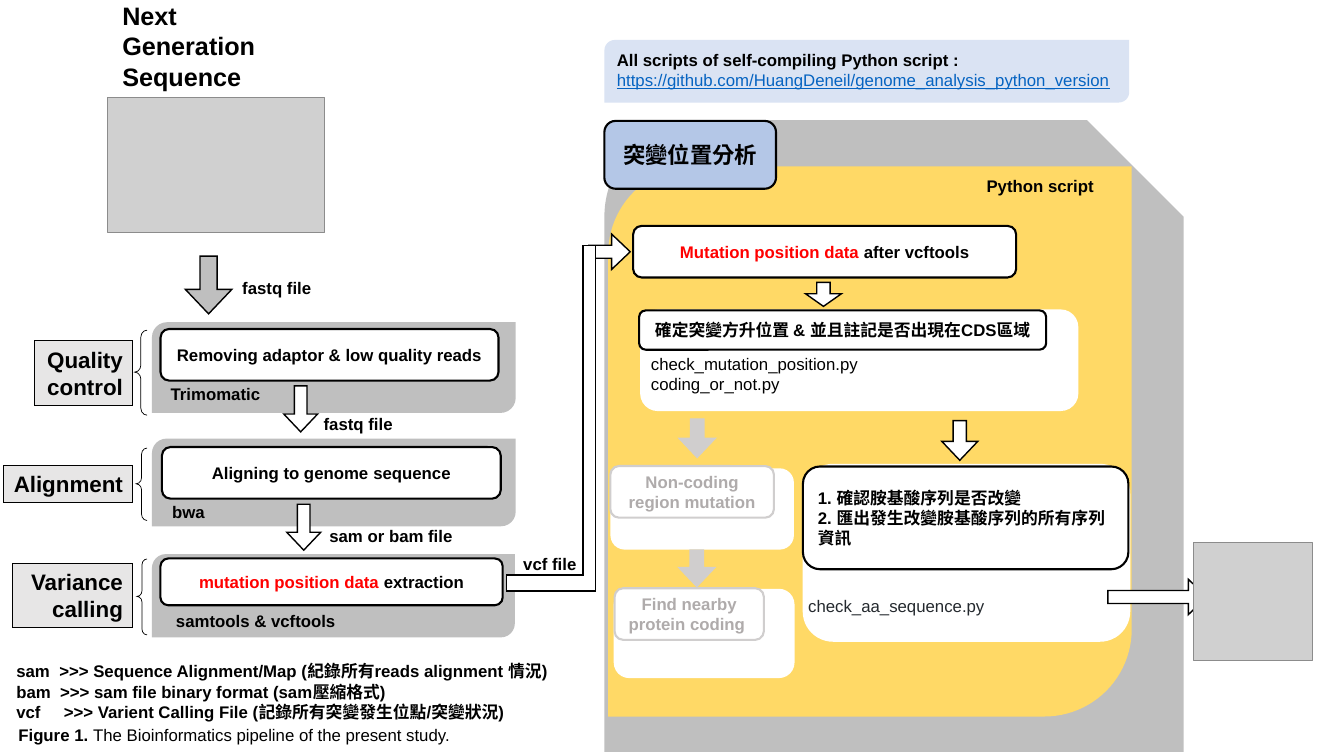
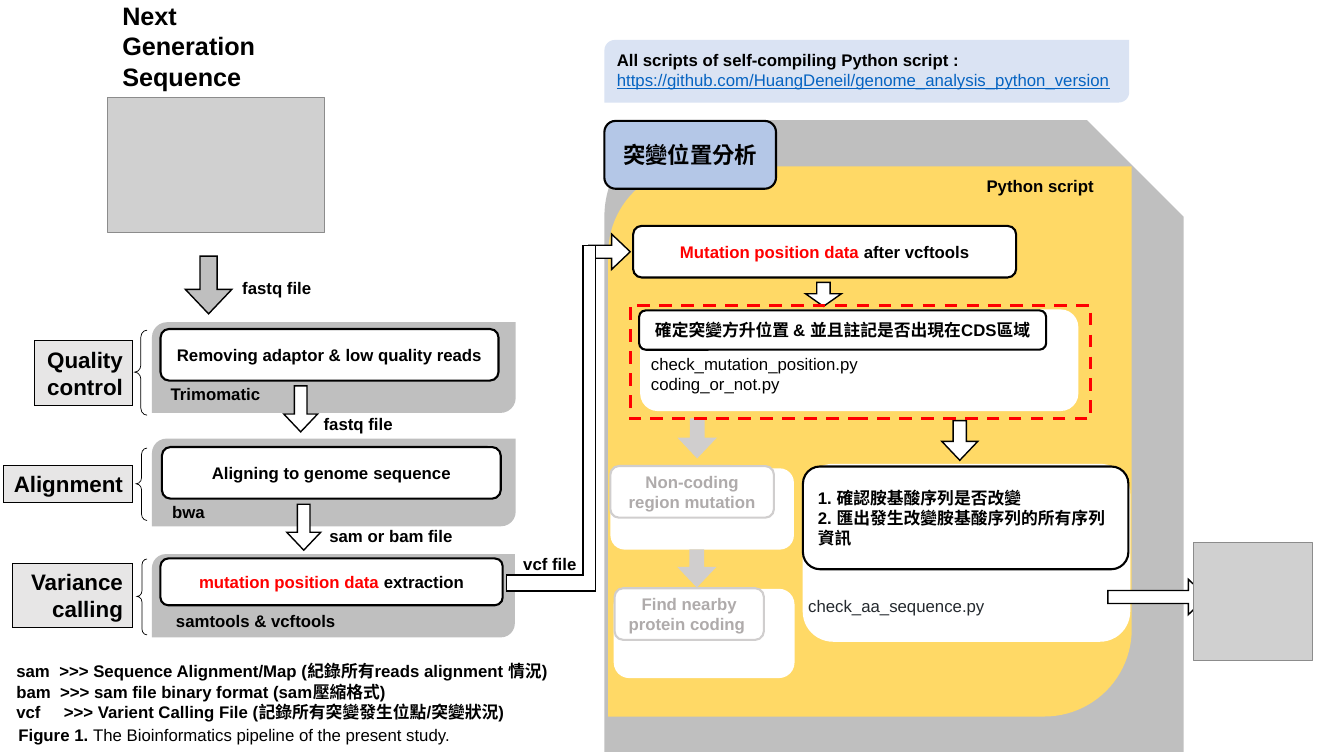
Before and after one commit to HuangDeneil/genome_analysis_python_version, a slide deck: slide 2 of pipeline/pipeline_final.pptx. Drawn at 1344x756 pixels with LibreOffice and Linux fonts; fonts in the diff are those of the drawing; grey boxes stand for pictures. Boxes give left, top, right and bottom in pixels: in the first picture for what was removed or moved away, otherwise in the second. Text is boxed around its words. In the diff, an @@ line names an element or a change of style, - is before the commit and + after.

```diff
--- a/pipeline/pipeline_final.pptx
+++ b/pipeline/pipeline_final.pptx
@@ rectangle added at (630, 306, 1091, 419), outline #FF0000 2.25 pt dashed @@
```
Also in this commit, not shown: 5 other slides changed, 2 slides added, 1 other file.
